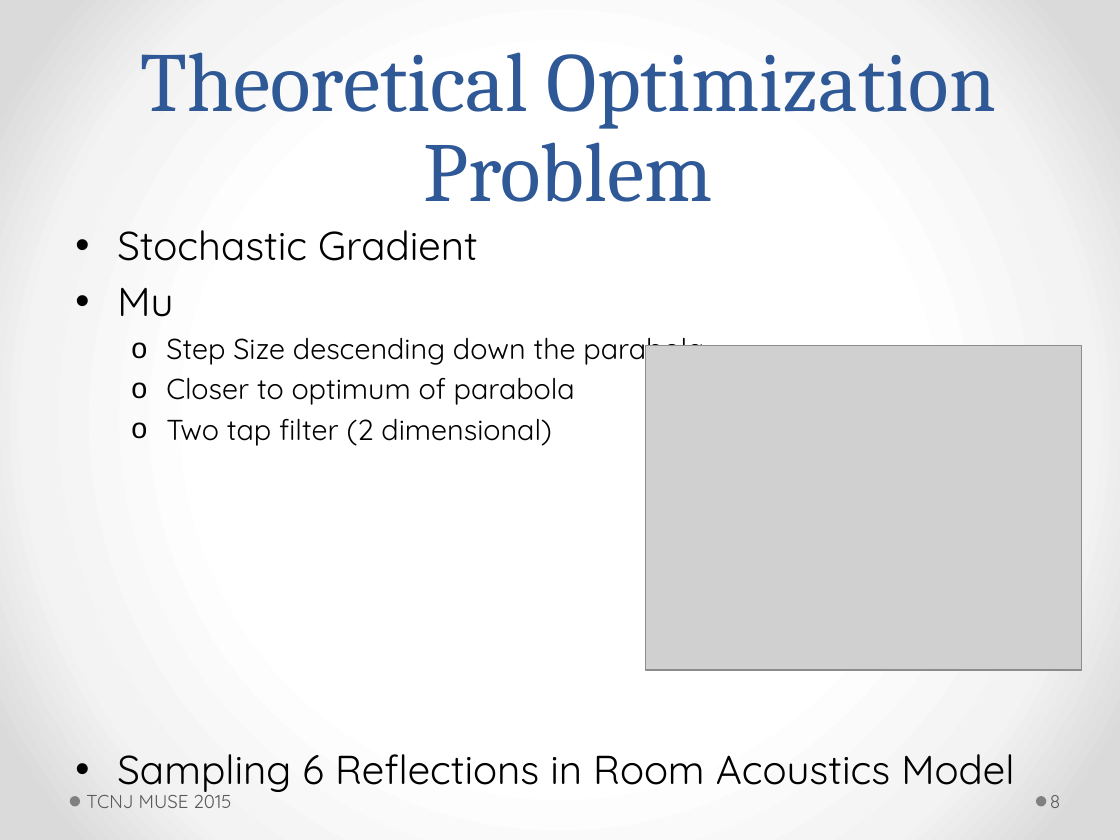
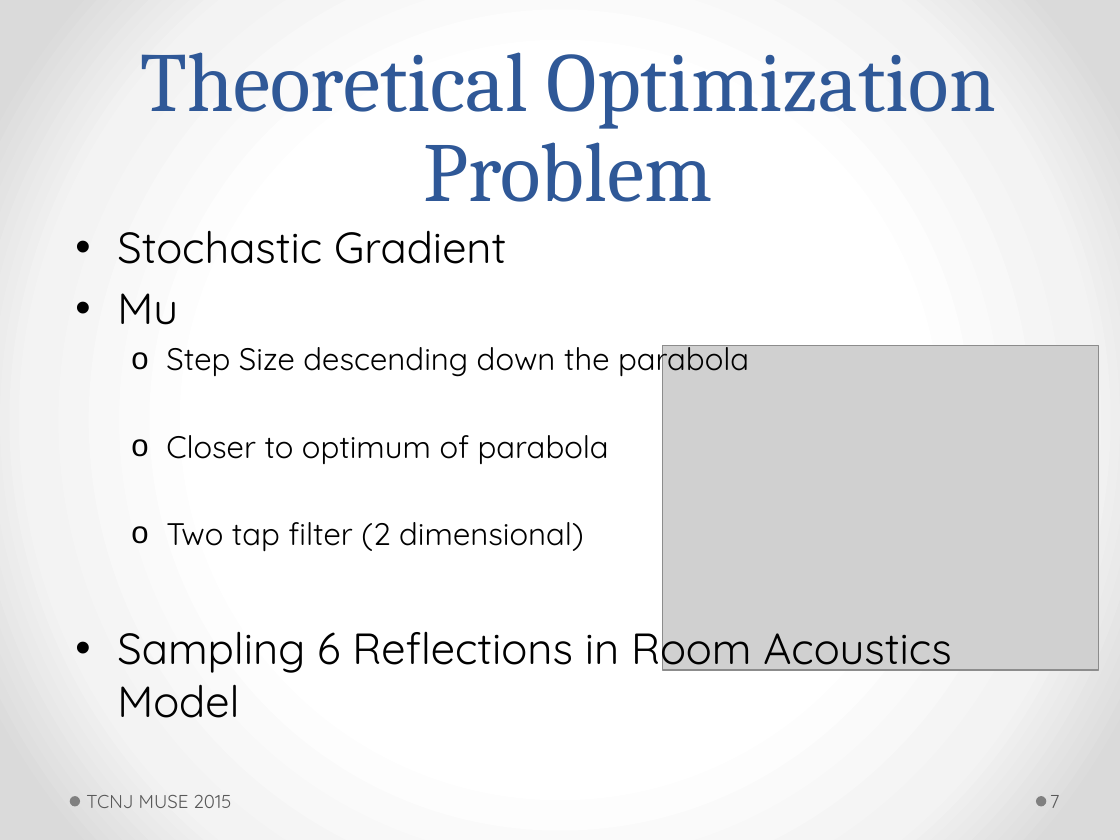
Before and after one commit to ActiveNoiseCancellationResearch/MUSE-Research, a slide deck: slide 7 of proj_anc/doc/jswift/7_23_2015_powerpoint.pptm (slide 8 before the commit). Drawn at 1120x840 pixels with LibreOffice and Linux fonts; fonts in the diff are those of the drawing; grey boxes stand for pictures. Boxes give left, top, right and bottom in pixels: in the first picture for what was removed or moved away, otherwise in the second. Text is boxed around its words. In the diff, an @@ line names an element or a change of style, - is before the commit and + after.

```diff
--- a/proj_anc/doc/jswift/7_23_2015_powerpoint.pptm
+++ b/proj_anc/doc/jswift/7_23_2015_powerpoint.pptm
@@ text "Stochastic Gradient" at <box>117,230,951,718</box>: size 25.9 to 28 pt in "Stochastic Gradient", "Mu", "Sampling 6 Reflections in Room Acoustics Model"; size 18.5 to 20 pt in "Step Size descending down the parabola", "Closer to optimum of parabola", "Two tap filter (2 dimensional)" @@
@@ picture: place and size @@
-picture at <box>645,345,1082,670</box>
+picture at <box>663,345,1100,670</box>
@@ page number at <box>1050,795,1060,808</box>: text changed @@
-8
+7
```
Also in this commit, not shown: 6 other slides changed, 1 slide added, 1 slide removed.
